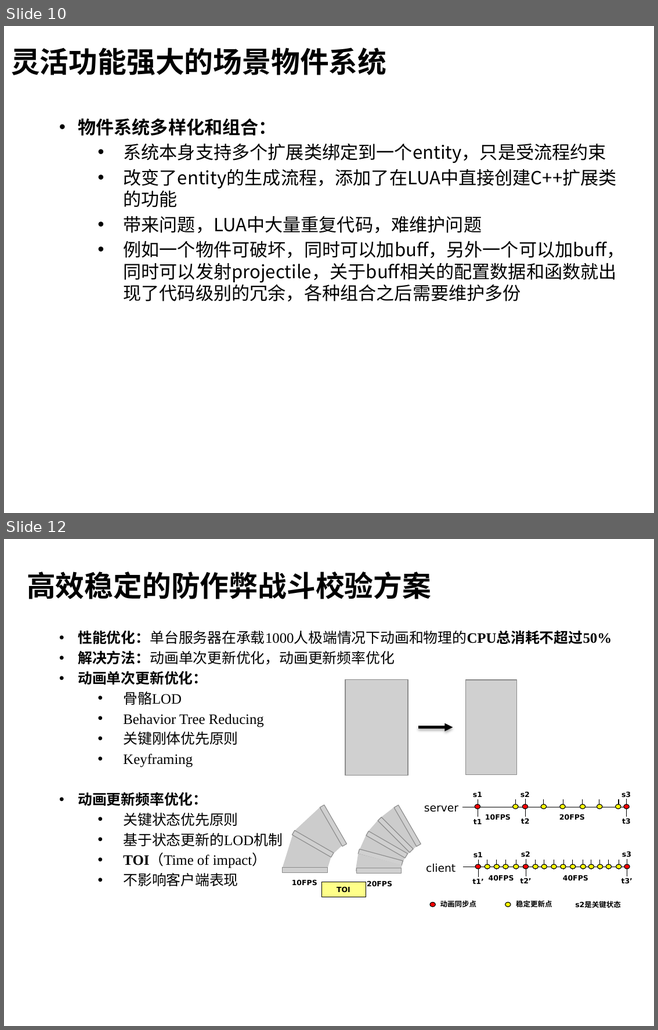
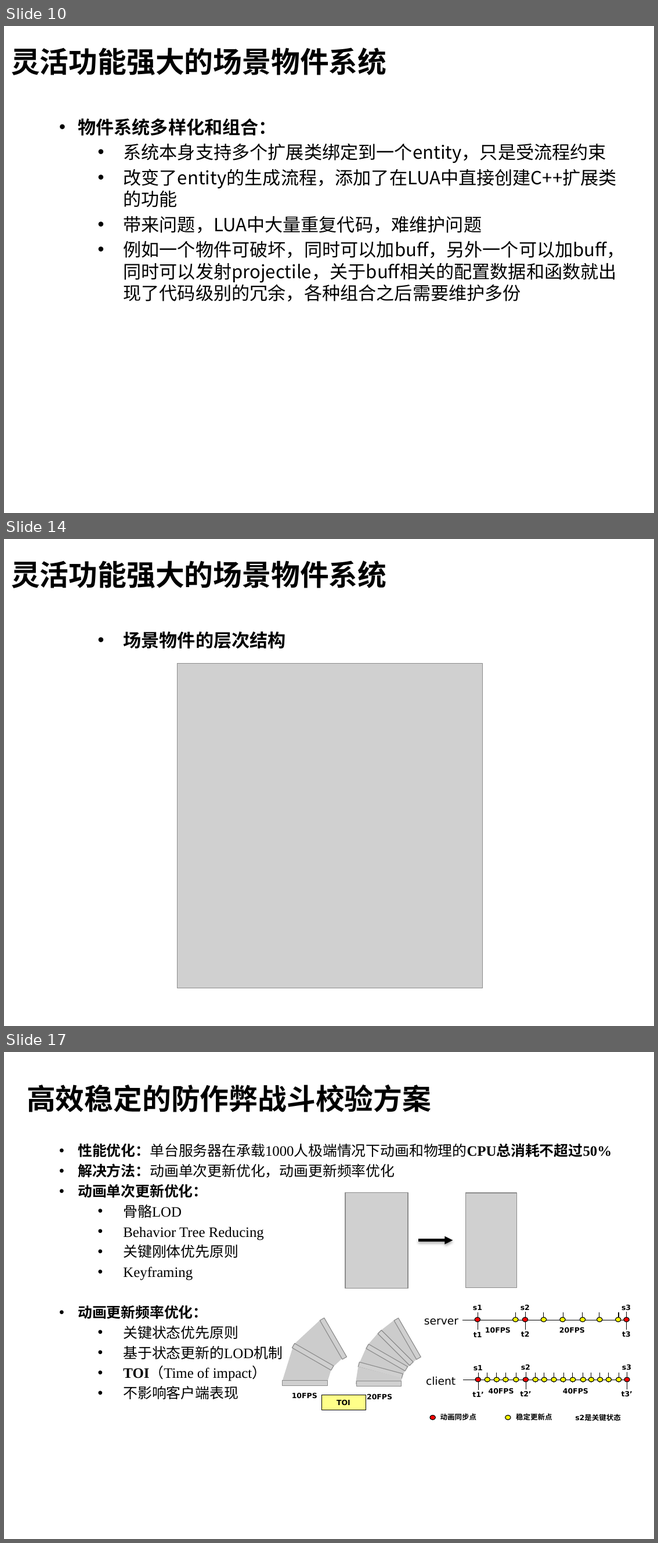
Before and after one commit to henryfung01/StreetFighter, a slide deck: Doc/whitebai.pptx. Shown one above the other, each under a label of ours: slides 10 and 12 before the commit, slides 10, 14 and 17 after it; the slides between them are not shown. The pictures are 658x1030 and 658x1543 pixels, drawn with LibreOffice and Linux fonts; fonts in the diff are those of the drawing; grey boxes stand for pictures; background and template pictures are left out. Boxes give left, top, right and bottom in pixels: in the first picture for what was removed or moved away, otherwise in the second. Text is boxed around its words. In the diff, an @@ line names an element or a change of style, - is before the commit and + after.

```diff
--- a/Doc/whitebai.pptx
+++ b/Doc/whitebai.pptx
@@ slide 14 added at bbox=[4, 539, 654, 1026], background picture (left out) @@
@@ title added at bbox=[11, 560, 386, 588], 32 pt, text #000000, bold @@
+灵活功能强大的场景物件系统
@@ text added at bbox=[123, 631, 285, 649], 20 pt, text #000000, bold @@
+  • 场景物件的层次结构
@@ picture added at bbox=[177, 664, 482, 988] @@
@@ what was slide 12 is now slide 17 @@
```
Also in this commit, not shown: 4 slides changed, 4 other slides added.
